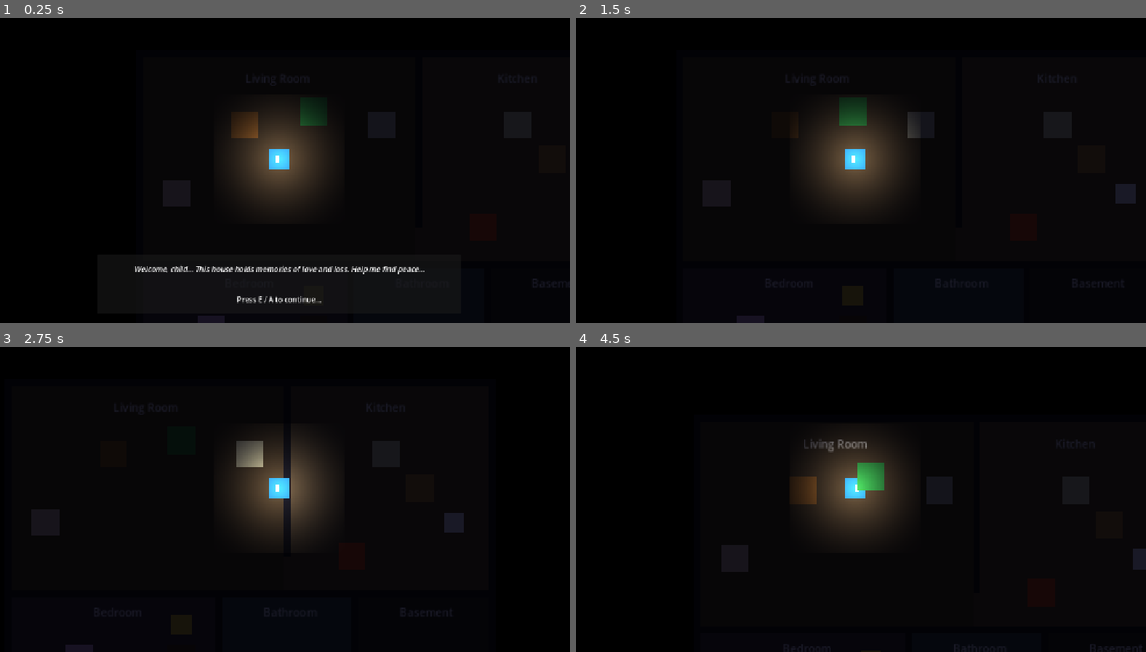
Above: before the commit, frames 1-4 (two rows, left to right).
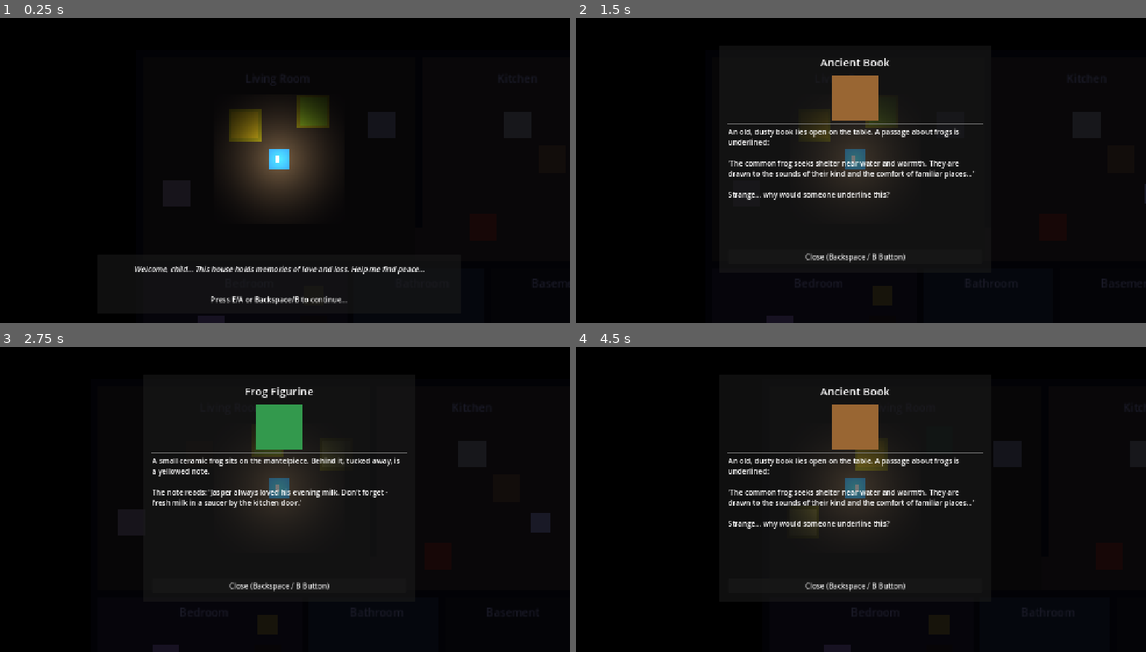
Above: after the commit, the same moments.

Repository: almeister/ghost-prototype
Game: Godot game, scene res://scenes/Main.tscn
Same seed, same stepped clock (60 frames per second), same inputs: the game is played once before the commit and once after it.
Inputs:
- Up to frame 1 (0.25 s): no input
- Up to frame 2 (1.5 s): tap E (interact) at 0.5, 0.6 s; hold Right (move_right) 0.53-1.28 s; tap Enter (ui_accept) at 0.77, 1.07, 1.25 s; tap Tab (toggle_logbook) at 0.8, 1.35 s; hold Backspace (ui_back, bound only after the commit) from 1.28 s (still down)
- Up to frame 3 (2.75 s): tap Enter (ui_accept) at 1.52, 1.55, 1.82, 2, 2.1 s; release Backspace (ui_back, bound only after the commit) at 2.03 s; hold Right (move_right) from 2.03 s (still down); tap E (interact) at 2.3 s
- Up to frame 4 (4.5 s): release Right (move_right) at 2.78 s; hold Up (move_up) 2.78-3.53 s; tap E (interact) at 2.85, 4.35 s; tap Enter (ui_accept) at 3.02, 3.32, 3.5, 3.77, 3.8, 4.07 s; tap Tab (toggle_logbook) at 3.05, 3.6 s; hold Left (move_left) from 3.53 s (still down); tap Escape (ui_cancel) at 4.15 s

The runs differ from the first frame. In frame 1, 1.2% of the frame differs, in the area x 36-61%, y 26-94%; in frame 2, 5.4%; in frame 3, 6.1%, in the area x 5-97%, y 13-100%; in frame 4, 5.7%.

Commit message:
Working prototype. House map with rooms, objects and character controller.

Diff:
--- a/project.godot
+++ b/project.godot
@@ -19,6 +19,18 @@
 
 InputManager="*res://scripts/singletons/InputManager.gd"
 GameManager="*res://scripts/singletons/GameManager.gd"
+
+[display]
+
+window/size/viewport_width=1280
+window/size/viewport_height=720
+window/size/mode=2
+window/stretch/mode="canvas_items"
+
+[editor]
+
+version_control/plugin_name="GitPlugin"
+version_control/autoload_on_startup=true
 
 [input]
 
@@ -66,13 +78,12 @@
 , Object(InputEventJoypadButton,"resource_local_to_scene":false,"resource_name":"","device":-1,"button_index":4,"pressure":0.0,"pressed":true,"script":null)
 ]
 }
-
-[display]
-
-window/size/viewport_width=1280
-window/size/viewport_height=720
-window/size/resizable=true
-window/stretch/mode="canvas_items"
+ui_back={
+"deadzone": 0.5,
+"events": [Object(InputEventKey,"resource_local_to_scene":false,"resource_name":"","device":-1,"window_id":0,"alt_pressed":false,"shift_pressed":false,"ctrl_pressed":false,"meta_pressed":false,"pressed":false,"keycode":0,"physical_keycode":4194308,"key_label":0,"unicode":0,"location":0,"echo":false,"script":null)
+, Object(InputEventJoypadButton,"resource_local_to_scene":false,"resource_name":"","device":-1,"button_index":1,"pressure":0.0,"pressed":true,"script":null)
+]
+}
 
 [rendering]
 
--- a/scenes/Main.tscn
+++ b/scenes/Main.tscn
@@ -1,12 +1,11 @@
-[gd_scene load_steps=25 format=3 uid="uid://main1scene"]
+[gd_scene load_steps=26 format=3 uid="uid://main1scene"]
 
 [ext_resource type="PackedScene" uid="uid://bh8vxj3k2mw5r" path="res://scenes/house/House.tscn" id="1_house"]
 [ext_resource type="PackedScene" uid="uid://c5qvr8yjk3yxu" path="res://scenes/player/Player.tscn" id="2_player"]
 [ext_resource type="PackedScene" uid="uid://b5mw8xk3pyr2d" path="res://scenes/ui/ObjectViewer.tscn" id="3_viewer"]
 [ext_resource type="PackedScene" uid="uid://cxk3pyr2d5mw8" path="res://scenes/ui/Logbook.tscn" id="4_logbook"]
-[ext_resource type="PackedScene" uid="uid://d5mw8xk3pyr2c" path="res://scenes/ui/GhostMessage.tscn" id="5_ghost"]
-[ext_resource type="Script" path="res://scenes/main.gd" id="6_main"]
-
+[ext_resource type="PackedScene" uid="uid://72nvnt5rwbk" path="res://scenes/ui/GhostMessage.tscn" id="5_ghost"]
+[ext_resource type="Script" uid="uid://b7ksphrxomgmc" path="res://scenes/main.gd" id="6_main"]
 [ext_resource type="PackedScene" uid="uid://book1abc" path="res://scenes/objects/clue_book.tscn" id="10_book"]
 [ext_resource type="PackedScene" uid="uid://frog1abc" path="res://scenes/objects/clue_frog_figurine.tscn" id="11_frog"]
 [ext_resource type="PackedScene" uid="uid://milk1abc" path="res://scenes/objects/task_milk_note.tscn" id="12_milk"]
@@ -16,19 +15,16 @@
 [ext_resource type="PackedScene" uid="uid://drawing1abc" path="res://scenes/objects/clue_child_drawing.tscn" id="16_drawing"]
 [ext_resource type="PackedScene" uid="uid://photo1abc" path="res://scenes/objects/clue_garden_photo.tscn" id="17_photo"]
 [ext_resource type="PackedScene" uid="uid://parsley1abc" path="res://scenes/objects/task_parsley_note.tscn" id="18_parsley"]
-
 [ext_resource type="PackedScene" uid="uid://bill1abc" path="res://scenes/objects/red_herring_bill.tscn" id="20_bill"]
 [ext_resource type="PackedScene" uid="uid://diary1abc" path="res://scenes/objects/red_herring_diary.tscn" id="21_diary"]
-[ext_resource type="PackedScene" uid="uid://pizza1abc" path="res://scenes/objects/red_herring_pizza.tscn" id="22_pizza"]
-[ext_resource type="PackedScene" uid="uid://familyphoto1abc" path="res://scenes/objects/red_herring_family_photo.tscn" id="23_family"]
-
+[ext_resource type="PackedScene" uid="uid://pi00a1abc" path="res://scenes/objects/red_herring_pizza.tscn" id="22_pizza"]
+[ext_resource type="PackedScene" uid="uid://ctia1wrhn354s" path="res://scenes/objects/red_herring_family_photo.tscn" id="23_family"]
 [ext_resource type="PackedScene" uid="uid://jasper1abc" path="res://scenes/objects/animal_jasper.tscn" id="30_jasper"]
 [ext_resource type="PackedScene" uid="uid://mary1abc" path="res://scenes/objects/animal_mary.tscn" id="31_mary"]
 [ext_resource type="PackedScene" uid="uid://chester1abc" path="res://scenes/objects/animal_chester.tscn" id="32_chester"]
-
 [ext_resource type="PackedScene" uid="uid://foodmilk1abc" path="res://scenes/objects/food_milk.tscn" id="40_milk_food"]
-[ext_resource type="PackedScene" uid="uid://foodseeds1abc" path="res://scenes/objects/food_seeds.tscn" id="41_seeds_food"]
-[ext_resource type="PackedScene" uid="uid://foodparsley1abc" path="res://scenes/objects/food_parsley.tscn" id="42_parsley_food"]
+[ext_resource type="PackedScene" uid="uid://btah7cg38tejk" path="res://scenes/objects/food_seeds.tscn" id="41_seeds_food"]
+[ext_resource type="PackedScene" uid="uid://bf0nx8osw1m5y" path="res://scenes/objects/food_parsley.tscn" id="42_parsley_food"]
 
 [node name="Main" type="Node2D"]
 script = ExtResource("6_main")
@@ -38,7 +34,7 @@
 
 [node name="House" parent="." instance=ExtResource("1_house")]
 
-[node name="Player" parent="." instance=ExtResource("2_player") groups=["player"]]
+[node name="Player" parent="." instance=ExtResource("2_player")]
 position = Vector2(300, 250)
 
 [node name="Objects" type="Node2D" parent="."]
--- a/scenes/player/player.gd
+++ b/scenes/player/player.gd
@@ -23,8 +23,7 @@
 func _physics_process(delta: float):
 	if can_move:
 		handle_movement(delta)
-
-	handle_interaction()
+		handle_interaction()
 
 func handle_movement(delta: float):
 	# Get movement input from InputManager
@@ -76,18 +75,18 @@
 			body.highlight(false)
 
 func _on_interactable_area_entered(area: Area2D):
-	var parent = area.get_parent()
-	if parent and parent.has_method("interact") and parent not in nearby_interactables:
-		nearby_interactables.append(parent)
-		if parent.has_method("highlight"):
-			parent.highlight(true)
+	# The area itself is the InteractableObject (extends Area2D)
+	if area.has_method("interact") and area not in nearby_interactables:
+		nearby_interactables.append(area)
+		if area.has_method("highlight"):
+			area.highlight(true)
 
 func _on_interactable_area_exited(area: Area2D):
-	var parent = area.get_parent()
-	if parent and parent in nearby_interactables:
-		nearby_interactables.erase(parent)
-		if parent.has_method("highlight"):
-			parent.highlight(false)
+	# The area itself is the InteractableObject (extends Area2D)
+	if area in nearby_interactables:
+		nearby_interactables.erase(area)
+		if area.has_method("highlight"):
+			area.highlight(false)
 
 func set_can_move(value: bool):
 	"""Enable or disable player movement (useful when viewing objects)"""
--- a/scenes/ui/GhostMessage.tscn
+++ b/scenes/ui/GhostMessage.tscn
@@ -40,5 +40,5 @@
 
 [node name="ContinueLabel" type="Label" parent="Panel/VBoxContainer"]
 layout_mode = 2
-text = "Press E / A to continue..."
+text = "Press E/A or Backspace/B to continue..."
 horizontal_alignment = 1
--- a/scenes/ui/Logbook.tscn
+++ b/scenes/ui/Logbook.tscn
@@ -68,4 +68,5 @@
 
 [node name="CloseButton" type="Button" parent="Panel/VBoxContainer"]
 layout_mode = 2
-text = "Close (Tab / Select)"
+focus_mode = 0
+text = "Close (Backspace / B Button)"
--- a/scenes/ui/ObjectViewer.tscn
+++ b/scenes/ui/ObjectViewer.tscn
@@ -61,4 +61,5 @@
 
 [node name="CloseButton" type="Button" parent="Panel/VBoxContainer"]
 layout_mode = 2
-text = "Close (E / A Button)"
+focus_mode = 0
+text = "Close (Backspace / B Button)"
--- a/scenes/ui/ghost_message.gd
+++ b/scenes/ui/ghost_message.gd
@@ -10,6 +10,7 @@
 var message_queue: Array[String] = []
 var is_displaying: bool = false
 var current_message: String = ""
+var player: CharacterBody2D = null
 
 func _ready():
 	# Add to group for easy access
@@ -21,10 +22,18 @@
 	# Connect to GameManager signal
 	GameManager.ghost_message.connect(_on_ghost_message)
 
-func _input(event):
-	if is_displaying:
-		if InputManager.is_interact_just_pressed() or Input.is_action_just_pressed("ui_accept"):
-			dismiss_message()
+	# Find player
+	call_deferred("find_player")
+
+func find_player():
+	"""Find the player in the scene"""
+	player = get_tree().get_first_node_in_group("player")
+
+func _unhandled_input(event):
+	# Dismiss with dedicated back button (Backspace/B), Escape, or interact button
+	if is_displaying and (event.is_action_released("ui_back") or event.is_action_released("ui_cancel") or event.is_action_released("interact")):
+		dismiss_message()
+		get_viewport().set_input_as_handled()
 
 func _on_ghost_message(message: String):
 	"""Handle incoming ghost message"""
@@ -37,11 +46,18 @@
 	if message_queue.is_empty():
 		is_displaying = false
 		visible = false
+		# Resume player movement
+		if player and player.has_method("set_can_move"):
+			player.set_can_move(true)
 		return
 
 	current_message = message_queue.pop_front()
 	is_displaying = true
 	visible = true
+
+	# Pause player movement
+	if player and player.has_method("set_can_move"):
+		player.set_can_move(false)
 
 	if message_label:
 		message_label.text = "[center][i]" + current_message + "[/i][/center]"
--- a/scenes/ui/logbook.gd
+++ b/scenes/ui/logbook.gd
@@ -35,11 +35,15 @@
 	"""Find the player in the scene"""
 	player = get_tree().get_first_node_in_group("player")
 
-func _input(event):
-	if InputManager.is_logbook_just_pressed():
+func _unhandled_input(event):
+	# Toggle with Tab/Select button
+	if event.is_action_released("toggle_logbook"):
 		toggle_logbook()
-	elif is_open and Input.is_action_just_pressed("ui_cancel"):
+		get_viewport().set_input_as_handled()
+	# Close with Backspace/B or Escape when open
+	elif is_open and (event.is_action_released("ui_back") or event.is_action_released("ui_cancel")):
 		close_logbook()
+		get_viewport().set_input_as_handled()
 
 func toggle_logbook():
 	"""Toggle the logbook open/closed"""
--- a/scenes/ui/object_viewer.gd
+++ b/scenes/ui/object_viewer.gd
@@ -30,11 +30,11 @@
 	"""Find the player in the scene"""
 	player = get_tree().get_first_node_in_group("player")
 
-func _input(event):
-	if visible:
-		# Allow closing with interact button or escape
-		if InputManager.is_interact_just_pressed() or Input.is_action_just_pressed("ui_cancel"):
-			close_viewer()
+func _unhandled_input(event):
+	# Close with dedicated back button (Backspace/B) or Escape
+	if visible and (event.is_action_released("ui_back") or event.is_action_released("ui_cancel")):
+		close_viewer()
+		get_viewport().set_input_as_handled()
 
 func show_object(obj: InteractableObject):
 	"""Display an object in the viewer"""
Not shown, added: addons/godot-git-plugin/git_plugin.gdextension.uid
Not shown, added: addons/godot-git-plugin/LICENSE
Not shown, added: addons/godot-git-plugin/THIRDPARTY.md
Not shown, added: addons/godot-git-plugin/git_plugin.gdextension
Not shown, added: addons/godot-git-plugin/linux/libgit_plugin.linux.editor.x86_64.so
Not shown, added: addons/godot-git-plugin/macos/libgit_plugin.macos.editor.universal.dylib
